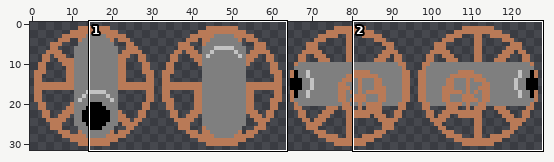
Sprite sheet: assets/images/canon.png. Above: a wide view before the commit, with the close-up outlined.
Close-up. Earlier state:
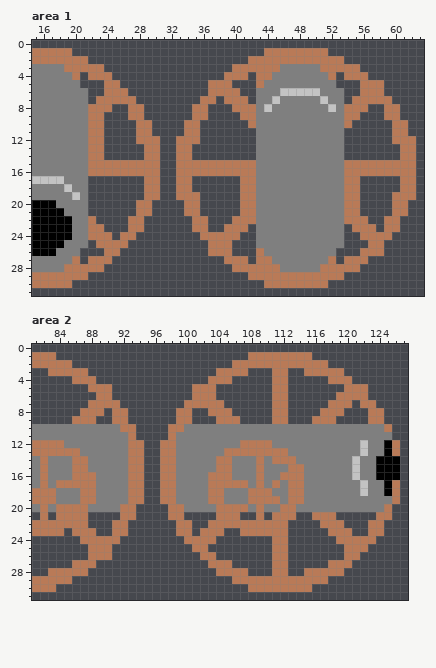
The file is 128x32 pixels. Shown: area 1: x 15..63, y 0..31; area 2: x 81..127, y 0..31.
New version:
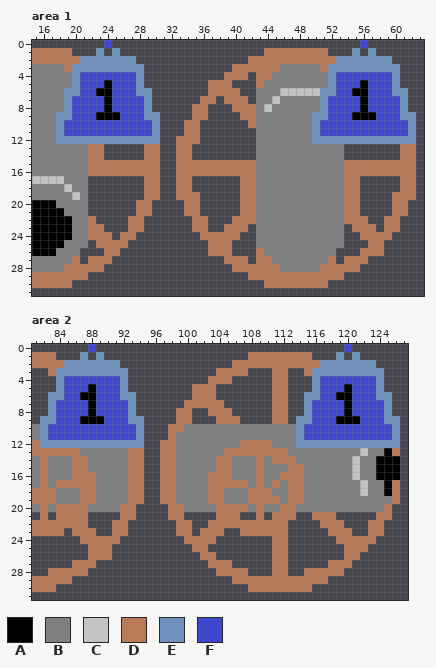
Palette (. is transparent): A #000000  B #7f7f7f  C #c3c3c3  D #b97a57  E #7092be  F #3f48cc
From old to new:
Changed rows in their new state; - is an unchanged pixel.
Area 1:
first column x 18:
 0 ------F-------------------------------F------
 1 -----E-E-----------------------------E-E-----
 2 ---EEEEEEE-------------------------EEEEEEE---
 3 --EEEEEEEEE-----------------------EEEEEEEEE--
 4 --EFFFFFFFE-----------------------EFFFFFFFE--
 5 --EFFFAFFFE-----------------------EFFFAFFFE--
 6 -EEFFAAFFFEE---------------------EEFFAAFFFEE-
 7 -EFFFFAFFFFE---------------------EFFFFAFFFFE-
 8 -EFFFFAFFFFE---------------------EFFFFAFFFFE-
 9 EEFFFAAAFFFEE-------------------EEFFFAAAFFFEE
10 EFFFFFFFFFFFE-------------------EFFFFFFFFFFFE
11 EFFFFFFFFFFFE-------------------EFFFFFFFFFFFE
12 EEEEEEEEEEEEE-------------------EEEEEEEEEEEEE
Area 2:
first column x 82:
 0 ------F-------------------------------F------
 1 -----E-E-----------------------------E-E-----
 2 ---EEEEEEE-------------------------EEEEEEE---
 3 --EEEEEEEEE-----------------------EEEEEEEEE--
 4 --EFFFFFFFE-----------------------EFFFFFFFE--
 5 --EFFFAFFFE-----------------------EFFFAFFFE--
 6 -EEFFAAFFFEE---------------------EEFFAAFFFEE-
 7 -EFFFFAFFFFE---------------------EFFFFAFFFFE-
 8 -EFFFFAFFFFE---------------------EFFFFAFFFFE-
 9 EEFFFAAAFFFEE-------------------EEFFFAAAFFFEE
10 EFFFFFFFFFFFE-------------------EFFFFFFFFFFFE
11 EFFFFFFFFFFFE-------------------EFFFFFFFFFFFE
12 EEEEEEEEEEEEE-------------------EEEEEEEEEEEEE
Pixel boxes of the changes (left, top, right, bottom) in both close-ups:
changed: (56, 40, 160, 144)
changed: (312, 40, 416, 144)
changed: (40, 344, 144, 448)
changed: (296, 344, 400, 448)
